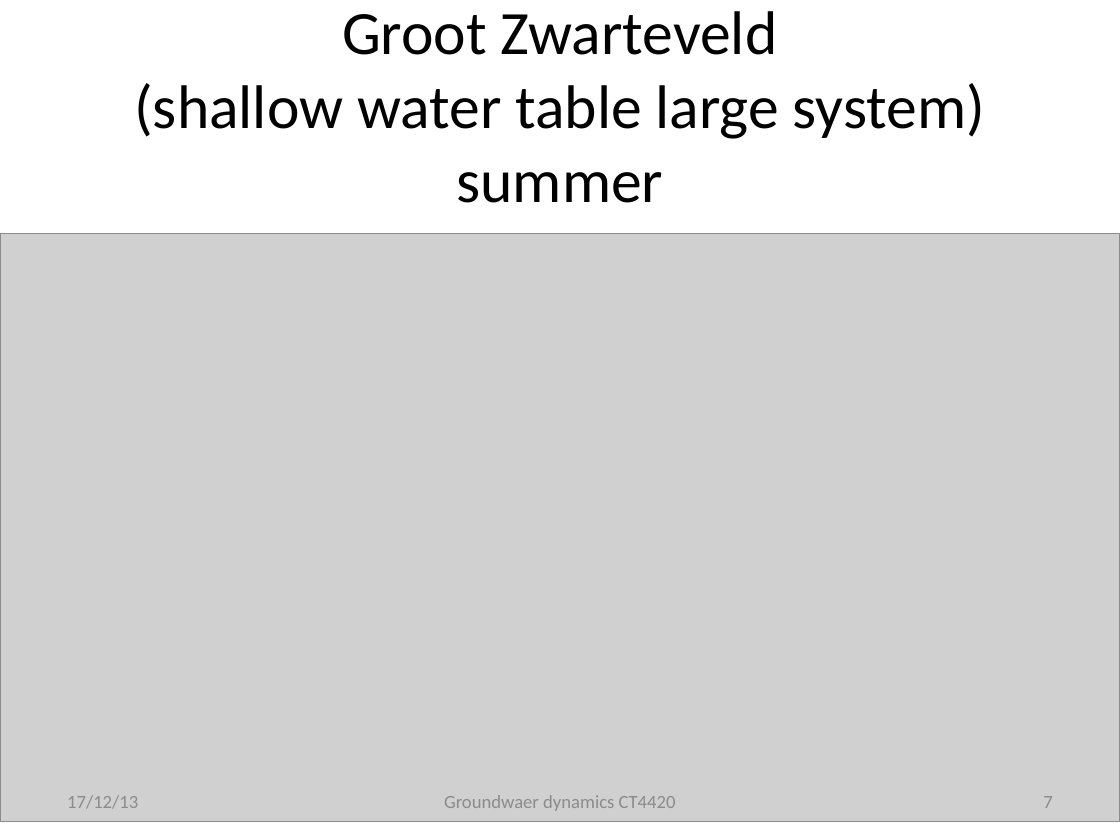
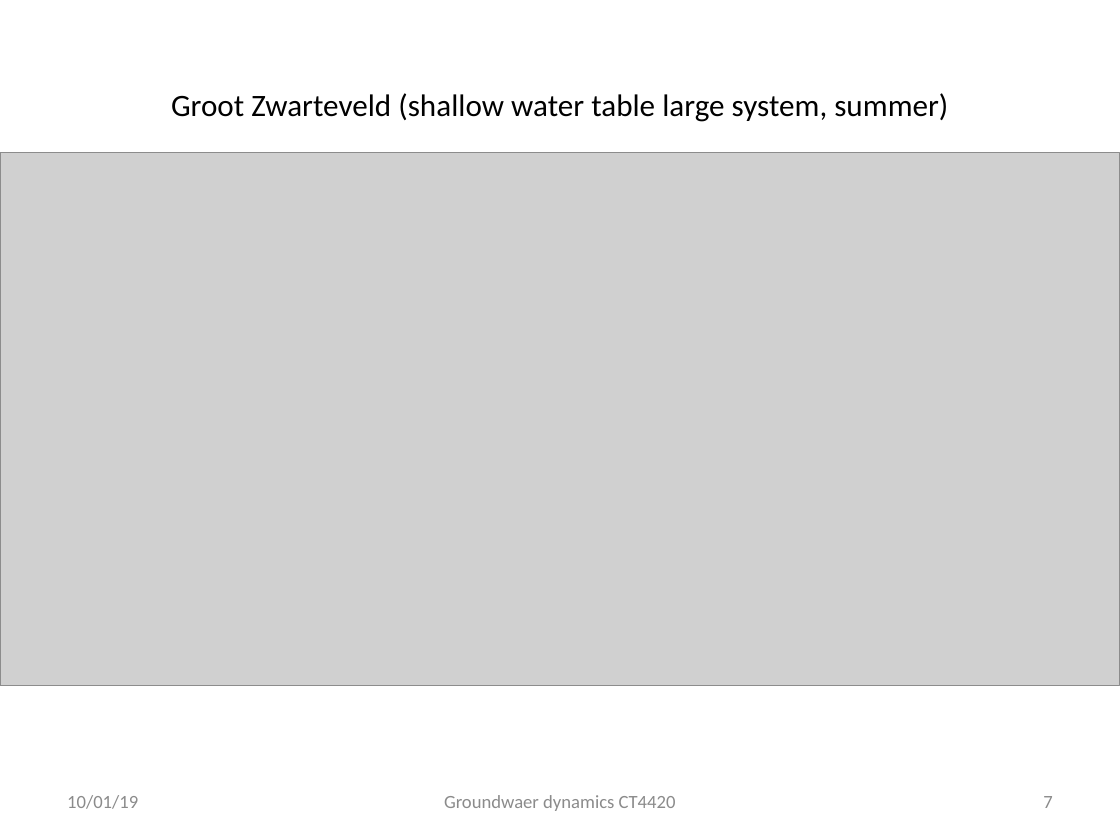
Before and after one commit to Olsthoorn/TransientGroundwaterFlow, a slide deck: slide 7 of PowerPoint/Groundwater Dynamics AWD.pptx. Drawn at 1120x840 pixels with LibreOffice and Linux fonts; fonts in the diff are those of the drawing; grey boxes stand for pictures. Boxes give left, top, right and bottom in pixels: in the first picture for what was removed or moved away, otherwise in the second. Text is boxed around its words. In the diff, an @@ line names an element or a change of style, - is before the commit and + after.

```diff
--- a/PowerPoint/Groundwater Dynamics AWD.pptx
+++ b/PowerPoint/Groundwater Dynamics AWD.pptx
@@ title at (x1=171, y1=93, x2=948, y2=122): text changed; size 39.6 to 20 pt @@
-Groot Zwarteveld
-(shallow water table large system)
-summer
+Groot Zwarteveld (shallow water table large system, summer)
@@ picture resized from (x1=0, y1=233, x2=1120, y2=821) to (x1=0, y1=152, x2=1120, y2=685) @@
@@ text at (x1=67, y1=795, x2=138, y2=809): text changed @@
-17/12/13
+10/01/19
```
Also in this commit, not shown: 13 other slides changed, 9 slides removed.
